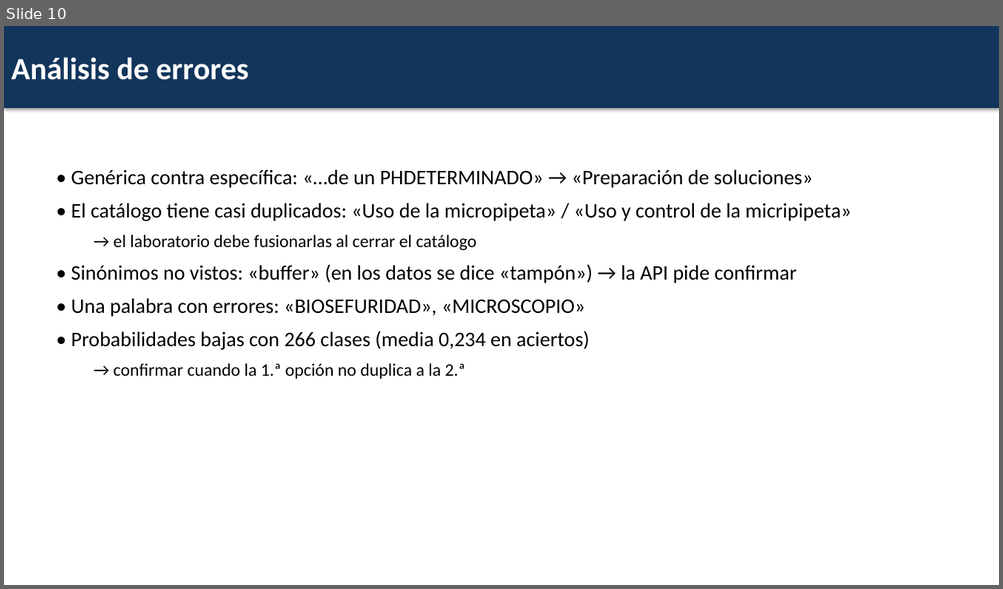
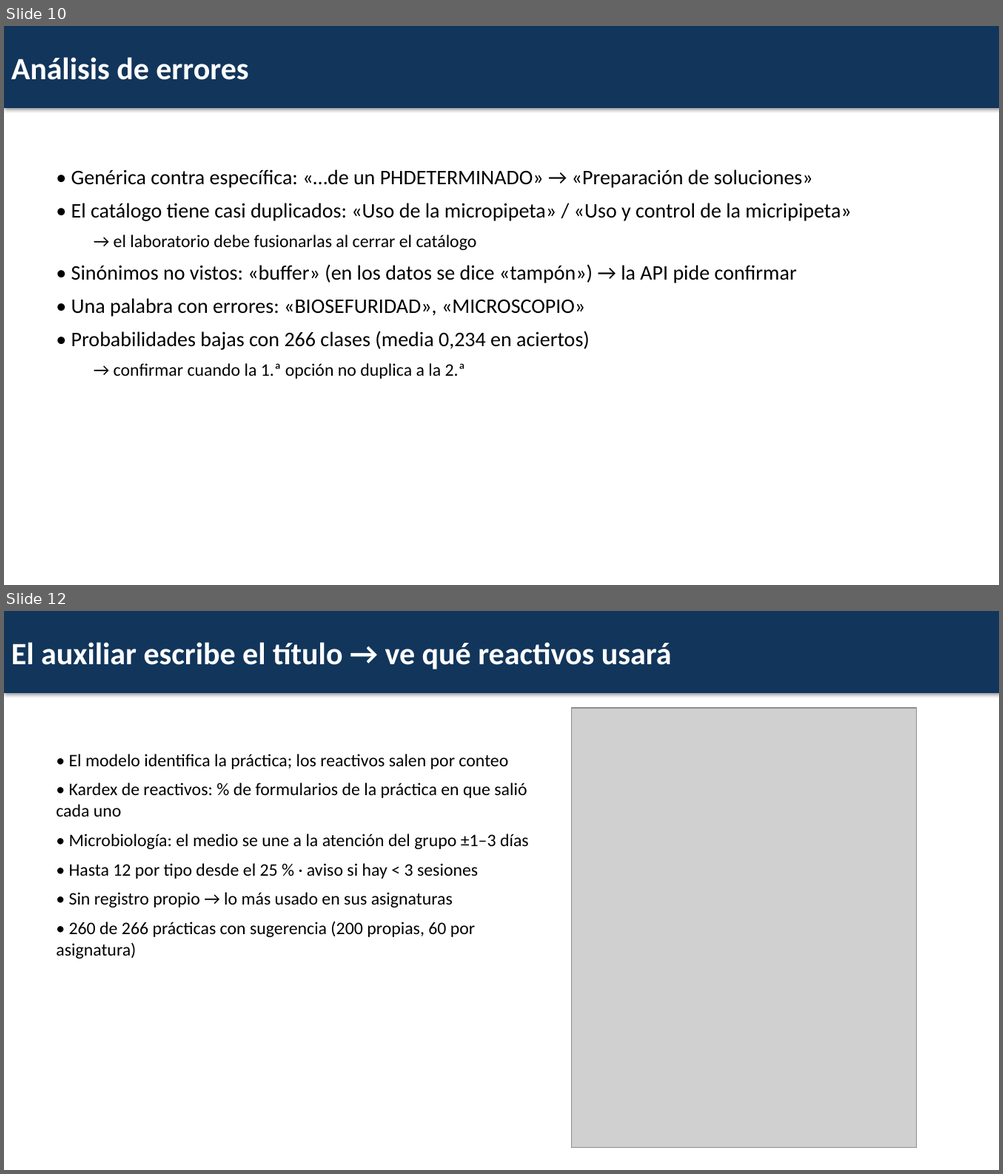
Before and after one commit to DSaav22/topicos-practica-nlp, a slide deck: docs/diapositivas.pptx. Shown one above the other, each under a label of ours: slide 10 before the commit, slides 10 and 12 after it; the slides between them are not shown. The pictures are 1003x589 and 1003x1174 pixels, drawn with LibreOffice and Linux fonts; fonts in the diff are those of the drawing; grey boxes stand for pictures. Boxes give left, top, right and bottom in pixels: in the first picture for what was removed or moved away, otherwise in the second. Text is boxed around its words. In the diff, an @@ line names an element or a change of style, - is before the commit and + after.

```diff
--- a/docs/diapositivas.pptx
+++ b/docs/diapositivas.pptx
@@ slide 12 added at bbox=[4, 611, 999, 1170], background #FFFFFF @@
@@ rectangle added at bbox=[4, 611, 999, 693], fill #12355B, 30 pt, text #FFFFFF, bold @@
+El auxiliar escribe el título → ve qué reactivos usará
@@ picture added at bbox=[571, 708, 916, 1148] @@
@@ text added at bbox=[56, 754, 529, 959], 17 pt, text #000000 @@
+• El modelo identifica la práctica; los reactivos salen por conteo
+• Kardex de reactivos: % de formularios de la práctica en que salió cada uno
+• Microbiología: el medio se une a la atención del grupo ±1–3 días
+• Hasta 12 por tipo desde el 25 % · aviso si hay < 3 sesiones
+• Sin registro propio → lo más usado en sus asignaturas
+• 260 de 266 prácticas con sugerencia (200 propias, 60 por asignatura)
```
Also in this commit, not shown: 3 slides changed.
